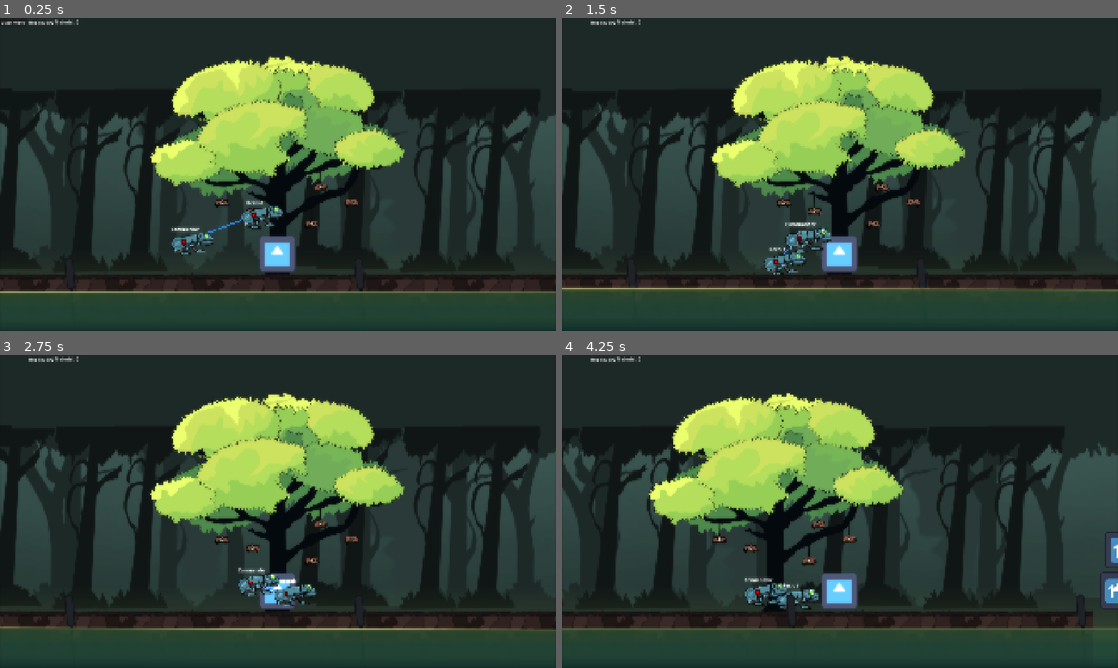
Above: before the commit, frames 1-4 (two rows, left to right).
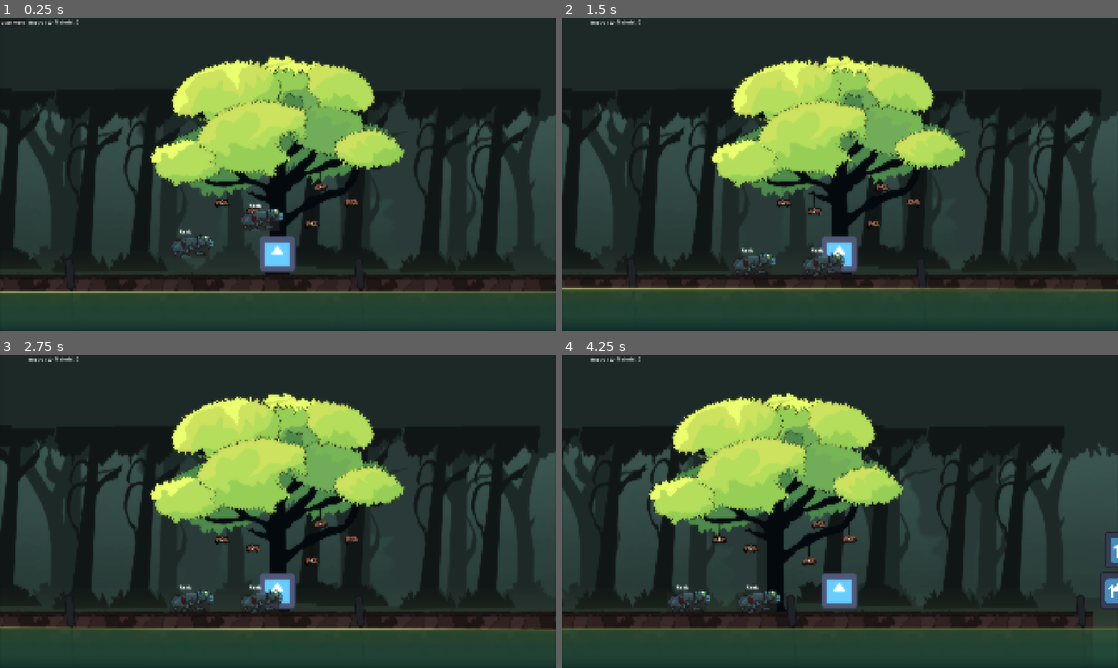
Above: after the commit, the same moments.

Repository: chirp-games/godot-wild-jam-98
Game: Godot game, scene res://game/game.tscn
Two runs of this game, one before a commit and one after it. Both use one fixed random seed, a clock stepped at 60 frames per second and the inputs below. This scene is started directly instead of the project's main scene. The engine's default icon, where the game draws it, is replaced by a stand-in: a white triangle on a blue panel in a dark square.
Inputs (mouse positions are in pixels of both pictures, inside the frame that each line leads up to):
- Up to frame 1 (0.25 s): no input
- Up to frame 2 (1.5 s): click "Start Wave" at 0.5 s; drag from (789, 252) to (840, 190) at 1.27 s
- Up to frame 3 (2.75 s): drag from (272, 539) to (250, 574) at 2.02 s
- Up to frame 4 (4.25 s): move the mouse to (895, 442) at 2.77 s; tap Right (r) at 2.85 s; click (895, 442) at 2.92 s; tap Left (l) at 3.05 s; drag from (812, 574) to (673, 464) at 3.52 s

The runs differ from the first frame. In frame 1, 0.7% of the frame differs, in the area x 6-51%, y 1-77%; in frame 2, 1.2%, in the area x 6-51%, y 1-83%; in frame 3, 1.1%; in frame 4, 0.9%.
Error after the commit: Parse Error: Identifier "velocity" not declared in the current scope. (res://game/mini-frog/mini_frog.gd:77)

Commit message:
velocity

Diff:
--- a/game/dragable_character_body.gd
+++ b/game/dragable_character_body.gd
@@ -1,16 +1,16 @@
-extends CharacterBody2D
+extends RigidBody2D
 
-class_name DragableCharacterBody
+class_name DragableRgidBody
 
 @export var drag_area: Control
 
 signal picked_up
 signal dropped
 
-var grid_size = Vector2(1, 1)
 var dragging := false
-var drag_offset := Vector2.ZERO
 var disable_dragging := false
+var on_floor = false
+var floor
 
 func _ready() -> void:
 	drag_area.gui_input.connect(_on_gui_input)
@@ -23,8 +23,7 @@
 	if disable_dragging:
 		return
 	if dragging:
-		position = floor((drag_offset + get_global_mouse_position()) / grid_size) * grid_size
-		velocity = Vector2.ZERO
+		linear_velocity = (get_global_mouse_position() - global_position) * 3.
 
 func _on_gui_input(event: InputEvent) -> void:
 	if disable_dragging:
@@ -32,10 +31,28 @@
 	if event.is_action_pressed("left_click"):
 		scale *= 1.1
 		dragging = true
+		gravity_scale = 0.0
 		picked_up.emit()
-		drag_offset = floor((position - get_global_mouse_position()) / grid_size) * grid_size + grid_size
 
 	if event.is_action_released("left_click"):
 		scale *= 1. / 1.1
 		dropped.emit()
+		gravity_scale = 1.0
 		dragging = false
+
+	angular_damp = 100.
+
+func _integrate_forces(state: PhysicsDirectBodyState2D) -> void:
+	# https://forum.godotengine.org/t/how-to-check-if-rigid-body-is-on-floor/65679/3
+	var i := 0
+	on_floor = false
+	floor = null
+	while i < state.get_contact_count():
+		var normal := state.get_contact_local_normal(i)
+		#  1.0 would be perfectly straight up
+		#  0.0 is a wall
+		# -1.0 is a ceiling
+		if normal.dot(Vector2.UP) > 0.3: # this can be dialed in
+			floor = state.get_contact_collider_object(i)
+			on_floor = true
+		i += 1
--- a/game/game.tscn
+++ b/game/game.tscn
@@ -346,9 +346,11 @@
 
 [node name="FrogRecruit" parent="World" unique_id=1967870937 instance=ExtResource("6_3vho3")]
 position = Vector2(-78, -210)
+collision_mask = 2
 
 [node name="FrogCommander" parent="World" unique_id=289002986 instance=ExtResource("6_3vho3")]
 position = Vector2(-319, -119)
+collision_mask = 2
 rank = 2
 
 [node name="TileMapLayer" type="TileMapLayer" parent="World" unique_id=1450001775]
--- a/game/mini-frog/mini-frog.tscn
+++ b/game/mini-frog/mini-frog.tscn
@@ -10,7 +10,7 @@
 [sub_resource type="RectangleShape2D" id="RectangleShape2D_s5sjp"]
 size = Vector2(91, 46)
 
-[node name="MiniFrog" type="CharacterBody2D" unique_id=1967870937 node_paths=PackedStringArray("drag_area") groups=["mini_frog"]]
+[node name="MiniFrog" type="RigidBody2D" unique_id=637464119 node_paths=PackedStringArray("drag_area") groups=["mini_frog"]]
 collision_layer = 2
 collision_mask = 8
 script = ExtResource("1_r1jt1")
@@ -51,5 +51,3 @@
 offset_top = -31.0
 offset_right = 86.0
 offset_bottom = 35.0
-
-[connection signal="body_entered" from="EnemyDetectionRadius" to="." method="_on_enemy_detection_radius_body_entered"]
--- a/game/mini-frog/mini_frog.gd
+++ b/game/mini-frog/mini_frog.gd
@@ -1,4 +1,4 @@
-extends DragableCharacterBody
+extends DragableRgidBody
 
 class_name MiniFrog
 
@@ -83,13 +83,12 @@
 	# AI
 	if connected:
 		ai()
-		move_and_slide()
 
 func ai():
 	if rank == Rank.Recruit:
 		direction = -sign(global_position.x - get_connected_commander().global_position.x)
-	if is_on_floor():
-		velocity = Vector2(direction * 200., -200.)
+	if on_floor:
+		apply_central_impulse(Vector2(direction * 200., -200.))
 		direction *= -1
 
 func get_receptacle() -> WireReceptacle:
--- a/game/player/player.tscn
+++ b/game/player/player.tscn
@@ -6,7 +6,7 @@
 [sub_resource type="RectangleShape2D" id="RectangleShape2D_g4v7s"]
 size = Vector2(268, 135)
 
-[node name="Player" type="RigidBody2D" unique_id=1271694453]
+[node name="Player2" type="RigidBody2D" unique_id=1271694453]
 contact_monitor = true
 max_contacts_reported = 5
 script = ExtResource("1_2mv0n")
Not shown: 1 places in game/game.tscn that only renumber resources
Not shown: 1 places in game/player/player.tscn that only renumber resources
